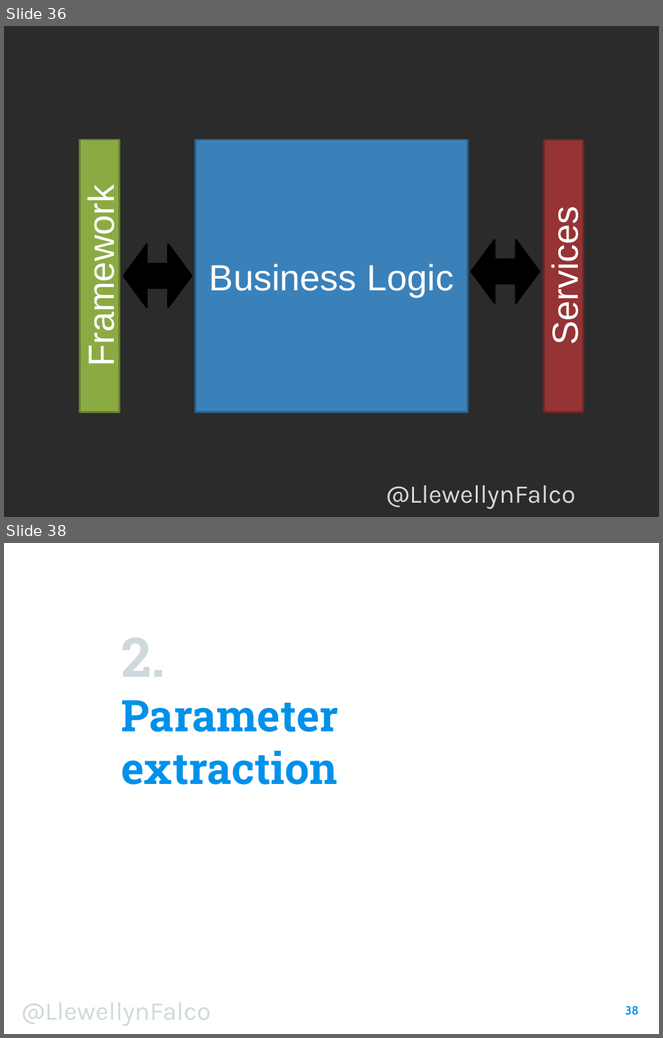
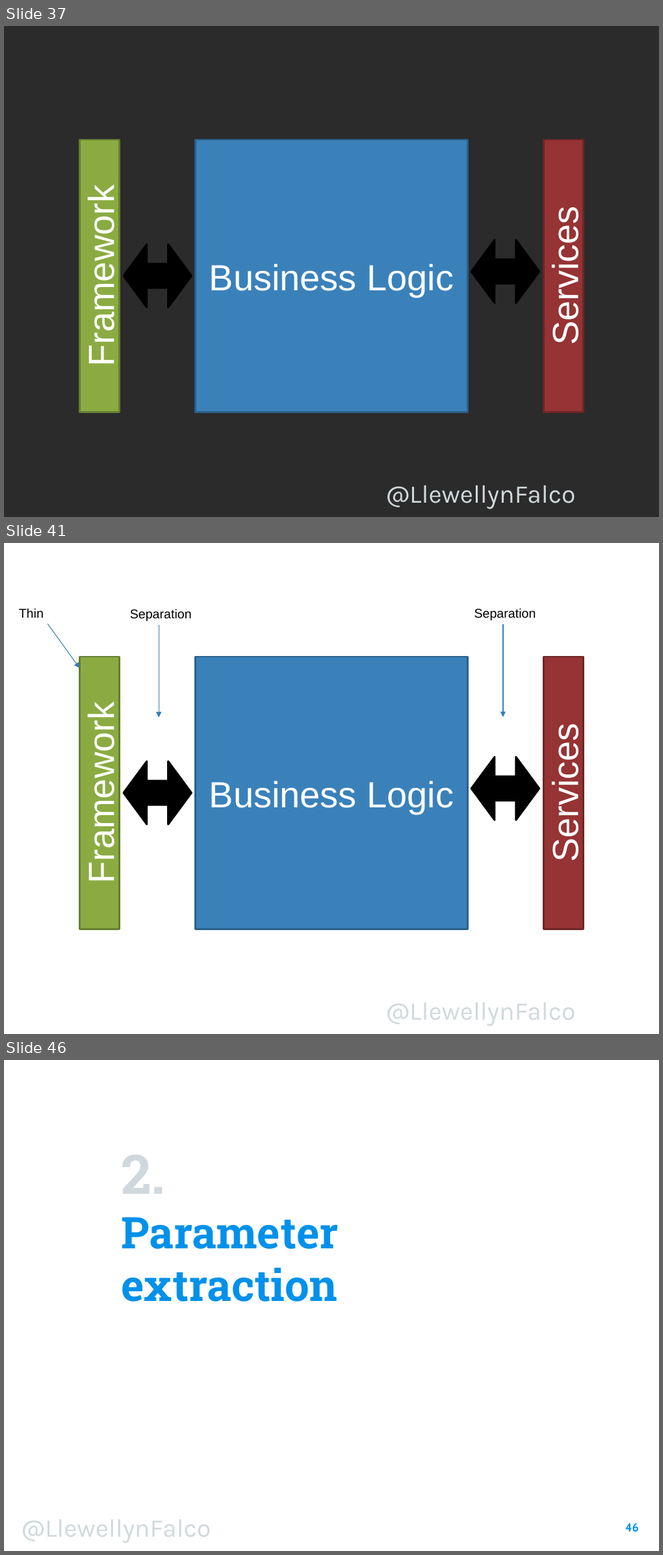
Before and after one commit to isidore/Talk-AvoidingLockIn, a slide deck: Avoiding Lock-In.pptx. Shown one above the other, each under a label of ours: slides 36 and 38 before the commit, slides 37, 41 and 46 after it; the slides between them are not shown. The pictures are 663x1038 and 663x1555 pixels, drawn with LibreOffice and Linux fonts; fonts in the diff are those of the drawing; background and template pictures are left out; a plain dark background stands for a picture behind light text. Boxes give left, top, right and bottom in pixels: in the first picture for what was removed or moved away, otherwise in the second. Text is boxed around its words. In the diff, an @@ line names an element or a change of style, - is before the commit and + after.

Commit message:
FrameWorks

```diff
--- a/Avoiding Lock-In.pptx
+++ b/Avoiding Lock-In.pptx
@@ slide 41 added at [4, 543, 659, 1034], background picture (left out); not listed: 1 template element that a slide beside it also shows @@
@@ text added at [19, 608, 44, 618], 14 pt, text #000000 @@
+Thin
@@ text added at [130, 609, 192, 621], 14 pt, text #000000 @@
+Separation
@@ text added at [475, 608, 536, 620], 14 pt, text #000000 @@
+Separation
@@ arrow added from (48, 624) to (79, 668), #367EB9 0.75 pt @@
@@ arrow added from (159, 625) to (159, 717), #367EB9 0.75 pt @@
@@ arrow added from (503, 624) to (503, 717), #367EB9 0.75 pt @@
@@ rectangle added at [79, 657, 119, 930], fill #8BAB42, outline #677F31 2 pt, 40 pt, text #FFFFFF @@
+Framework
@@ rectangle added at [195, 657, 468, 930], fill #3A81BA, outline #2B5F8A 2 pt, 40 pt, text #FFFFFF @@
+Business Logic
@@ rectangle added at [544, 657, 584, 930], fill #963334, outline #6F2626 2 pt, 40 pt, text #FFFFFF @@
+Services
@@ left right arrow added at [123, 761, 191, 824], fill #000000, outline #000000 2 pt @@
@@ left right arrow added at [471, 757, 540, 821], fill #000000, outline #000000 2 pt @@
@@ what was slide 36 is now slide 37 @@
@@ what was slide 38 is now slide 46 @@
@@ page number at [625, 1523, 639, 1533]: text changed @@
-38
+46
```
Also in this commit, not shown: 3 slides changed, 7 other slides added, 1 other file.
